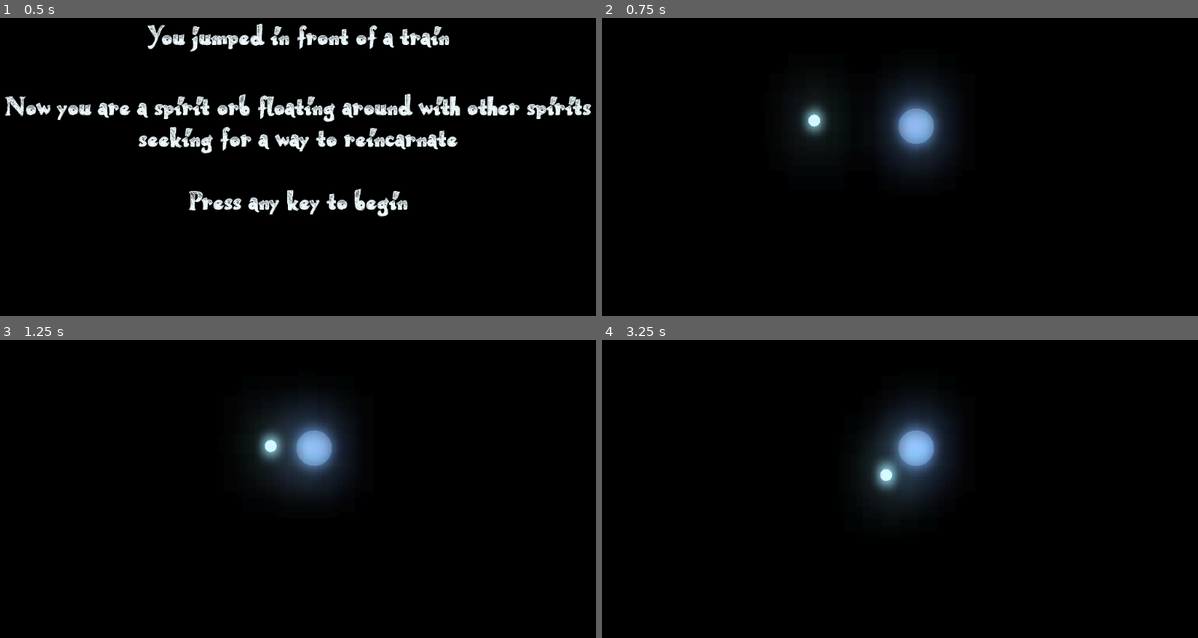
Above: before the commit, frames 1-4 (two rows, left to right).
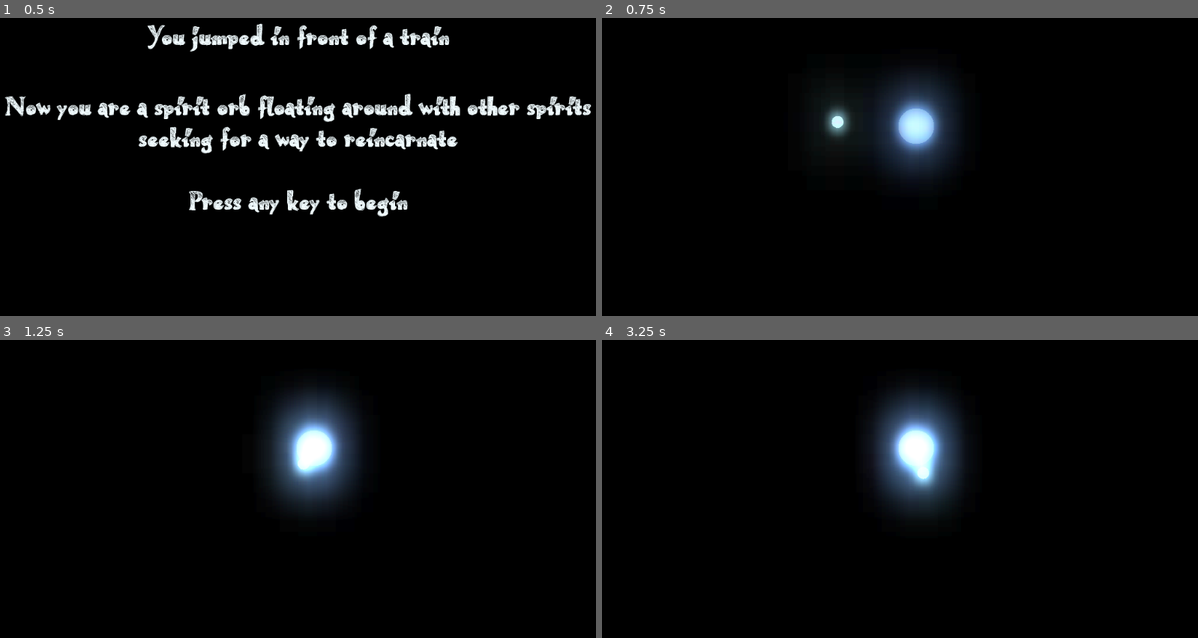
Above: after the commit, the same moments.

Repository: matheusfillipe/Unborn
Game: Godot game, scene res://scenes/Intro.tscn
Two runs of this game, one before a commit and one after it. Both use one fixed random seed, a clock stepped at 60 frames per second and the inputs below.
Inputs (mouse positions are in pixels of both pictures, inside the frame that each line leads up to):
- Up to frame 1 (0.5 s): no input
- Up to frame 2 (0.75 s): tap Enter at 0.5 s; move the mouse to (1031, 134) at 0.52 s; press the mouse at (1031, 134) at 0.53 s; hold Right (ui_right) from 0.53 s (still down)
- Up to frame 3 (1.25 s): keep holding Right (ui_right)
- Up to frame 4 (3.25 s): move the mouse to (780, 491) at 1.27 s; release Right (ui_right) at 1.28 s; release the mouse at (780, 491) at 1.28 s; hold Down (ui_down) 1.28-2.03 s; click (780, 491) at 1.35 s; move the mouse to (959, 396) at 2.02 s; press the mouse at (959, 396) at 2.03 s; hold Right (ui_right) 2.03-2.78 s; move the mouse to (870, 542) at 2.77 s; release the mouse at (870, 542) at 2.78 s; hold Up (ui_up) from 2.78 s (still down); click (870, 542) at 2.85 s

Frame 1 is identical in both runs. In frame 2, 2.5% of the frame differs, in the area x 32-58%, y 25-49%; in frame 3, 4.3%; in frame 4, 4.4%, in the area x 45-61%, y 18-58%.

Commit message:
Player friction

Diff:
--- a/project.godot
+++ b/project.godot
@@ -25,6 +25,39 @@
 
 [input]
 
+ui_left={
+"deadzone": 0.5,
+"events": [ Object(InputEventKey,"resource_local_to_scene":false,"resource_name":"","device":0,"alt":false,"shift":false,"control":false,"meta":false,"command":false,"pressed":false,"scancode":16777231,"physical_scancode":0,"unicode":0,"echo":false,"script":null)
+, Object(InputEventJoypadButton,"resource_local_to_scene":false,"resource_name":"","device":0,"button_index":14,"pressure":0.0,"pressed":false,"script":null)
+, Object(InputEventKey,"resource_local_to_scene":false,"resource_name":"","device":0,"alt":false,"shift":false,"control":false,"meta":false,"command":false,"pressed":false,"scancode":72,"physical_scancode":0,"unicode":0,"echo":false,"script":null)
+ ]
+}
+ui_right={
+"deadzone": 0.5,
+"events": [ Object(InputEventKey,"resource_local_to_scene":false,"resource_name":"","device":0,"alt":false,"shift":false,"control":false,"meta":false,"command":false,"pressed":false,"scancode":16777233,"physical_scancode":0,"unicode":0,"echo":false,"script":null)
+, Object(InputEventJoypadButton,"resource_local_to_scene":false,"resource_name":"","device":0,"button_index":15,"pressure":0.0,"pressed":false,"script":null)
+, Object(InputEventKey,"resource_local_to_scene":false,"resource_name":"","device":0,"alt":false,"shift":false,"control":false,"meta":false,"command":false,"pressed":false,"scancode":76,"physical_scancode":0,"unicode":0,"echo":false,"script":null)
+ ]
+}
+ui_up={
+"deadzone": 0.5,
+"events": [ Object(InputEventKey,"resource_local_to_scene":false,"resource_name":"","device":0,"alt":false,"shift":false,"control":false,"meta":false,"command":false,"pressed":false,"scancode":16777232,"physical_scancode":0,"unicode":0,"echo":false,"script":null)
+, Object(InputEventJoypadButton,"resource_local_to_scene":false,"resource_name":"","device":0,"button_index":12,"pressure":0.0,"pressed":false,"script":null)
+, Object(InputEventKey,"resource_local_to_scene":false,"resource_name":"","device":0,"alt":false,"shift":false,"control":false,"meta":false,"command":false,"pressed":false,"scancode":75,"physical_scancode":0,"unicode":0,"echo":false,"script":null)
+ ]
+}
+ui_down={
+"deadzone": 0.5,
+"events": [ Object(InputEventKey,"resource_local_to_scene":false,"resource_name":"","device":0,"alt":false,"shift":false,"control":false,"meta":false,"command":false,"pressed":false,"scancode":16777234,"physical_scancode":0,"unicode":0,"echo":false,"script":null)
+, Object(InputEventJoypadButton,"resource_local_to_scene":false,"resource_name":"","device":0,"button_index":13,"pressure":0.0,"pressed":false,"script":null)
+, Object(InputEventKey,"resource_local_to_scene":false,"resource_name":"","device":0,"alt":false,"shift":false,"control":false,"meta":false,"command":false,"pressed":false,"scancode":74,"physical_scancode":0,"unicode":0,"echo":false,"script":null)
+ ]
+}
+ui_page_up={
+"deadzone": 0.5,
+"events": [ Object(InputEventKey,"resource_local_to_scene":false,"resource_name":"","device":0,"alt":false,"shift":false,"control":false,"meta":false,"command":false,"pressed":false,"scancode":16777235,"physical_scancode":0,"unicode":0,"echo":false,"script":null)
+ ]
+}
 click={
 "deadzone": 0.5,
 "events": [ Object(InputEventMouseButton,"resource_local_to_scene":false,"resource_name":"","device":0,"alt":false,"shi …(212 unchanged characters)…
--- a/scenes/orb.tscn
+++ b/scenes/orb.tscn
@@ -24,6 +24,7 @@
 shader_param/noise = SubResource( 4 )
 
 [sub_resource type="CircleShape2D" id=2]
+radius = 11.0
 
 [node name="orb" type="KinematicBody2D"]
 script = ExtResource( 1 )
@@ -36,3 +37,11 @@
 [node name="CollisionShape2D" type="CollisionShape2D" parent="."]
 visible = false
 shape = SubResource( 2 )
+
+[node name="Area2D" type="Area2D" parent="."]
+
+[node name="CollisionShape2D" type="CollisionShape2D" parent="Area2D"]
+shape = SubResource( 2 )
+
+[connection signal="body_entered" from="Area2D" to="." method="_on_Area2D_body_entered"]
+[connection signal="body_exited" from="Area2D" to="." method="_on_Area2D_body_exited"]
--- a/scripts/Player.gd
+++ b/scripts/Player.gd
@@ -10,7 +10,9 @@
 	COLOR.RED
 	]
 
-export (int) var speed = 200
+export (int) var max_speed = 400
+export (int) var acceleration = 800
+export (int) var friction = 800
 
 var velocity = Vector2()
 var target = Vector2()
@@ -22,25 +24,28 @@
 		has_target = true
 
 func get_input():
-	velocity = Vector2()
-	if Input.is_action_pressed("ui_right"):
-		velocity.x += 1
-	if Input.is_action_pressed("ui_left"):
-		velocity.x -= 1
-	if Input.is_action_pressed("ui_down"):
-		velocity.y += 1
-	if Input.is_action_pressed("ui_up"):
-		velocity.y -= 1
-	velocity = velocity.normalized() * speed
+	var input = Vector2.ZERO
+	input.x = Input.get_action_strength("ui_right") - Input.get_action_strength("ui_left")
+	input.y = Input.get_action_strength("ui_down") - Input.get_action_strength("ui_up")
+	input.normalized()
+	input = input.normalized() * max_speed
+	return input
 
-func _physics_process(_delta):
+func _physics_process(delta):
 	# TODO add acceleration and friction
-	# TODO make delta dependent
+
+	# Mouse click / tap control
 	if has_target:
-		print("Moving ")
-		velocity = position.direction_to(target) * speed
+		velocity = position.direction_to(target) * max_speed
 		if position.distance_to(target) < 5:
 			has_target = false
+
+	# Arrow control
 	else:
-		get_input()
+		var input = get_input()
+		if input != Vector2.ZERO:
+			velocity = velocity.move_toward(input * max_speed, acceleration * delta)
+		else:
+			velocity = velocity.move_toward(Vector2.ZERO, friction * delta)
+
 	velocity = move_and_slide(velocity)
--- a/scripts/orb.gd
+++ b/scripts/orb.gd
@@ -1,4 +1,6 @@
 extends KinematicBody2D
+
+
 
 
 class OrbColor:
@@ -33,11 +35,13 @@
 
 export(COLOR) var start_color = COLOR.BLUE
 export(int) var start_size = 1
-export(float) var start_brightness = 1
+export(float, 0, 100) var start_brightness = 1
+export(float, 1, 100) var collision_brightness_multiplier = 1.5
 
 var size = 1 setget set_size
 var color = "blue" setget set_color
 var brightness = 1 setget set_brightness
+var is_colliding = false
 
 onready var circle = $circle
 
@@ -59,3 +63,14 @@
 
 func set_brightness(b: float):
 	modulate = Color(b, b, b, 1)
+	brightness = b
+
+
+func _on_Area2D_body_exited(body:Node):
+	is_colliding = false
+	set_brightness(brightness / collision_brightness_multiplier)
+
+
+func _on_Area2D_body_entered(body:Node):
+	is_colliding = true
+	set_brightness(brightness * collision_brightness_multiplier)
